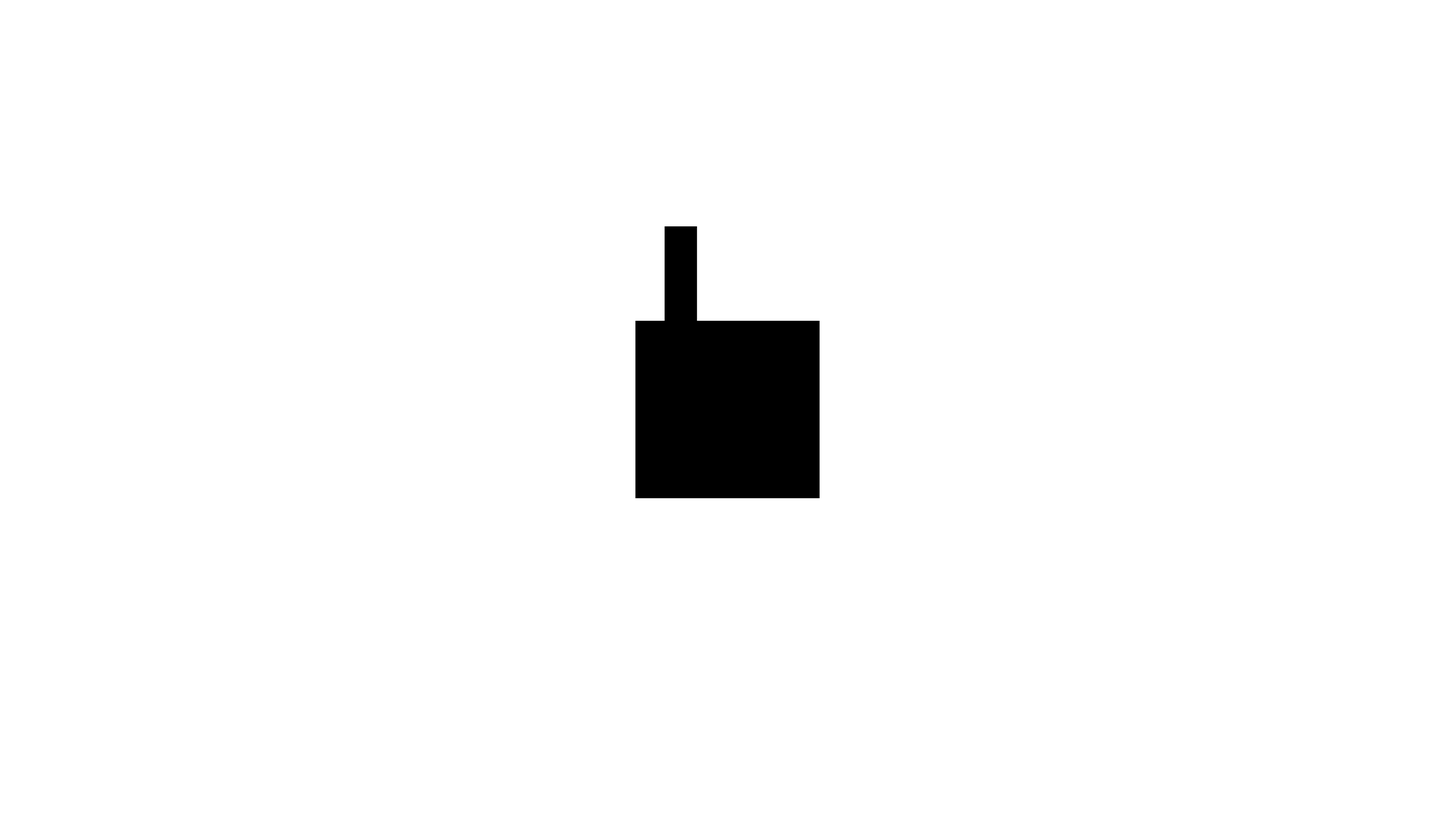
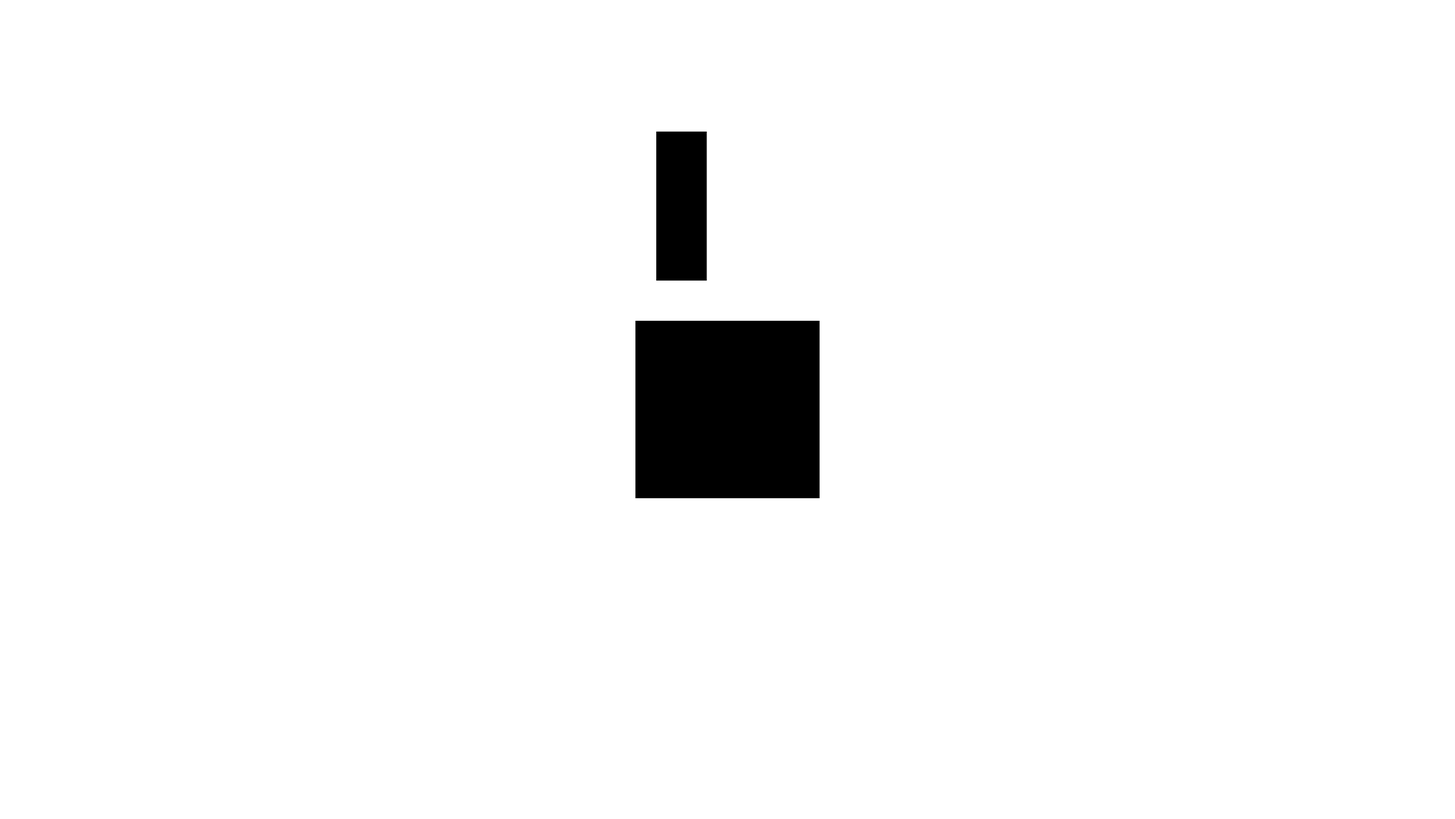
The second 1455px x 819px image is a revision of the first. Changes to its layers:
painted on "Player" over bbox(656, 131, 708, 321)
